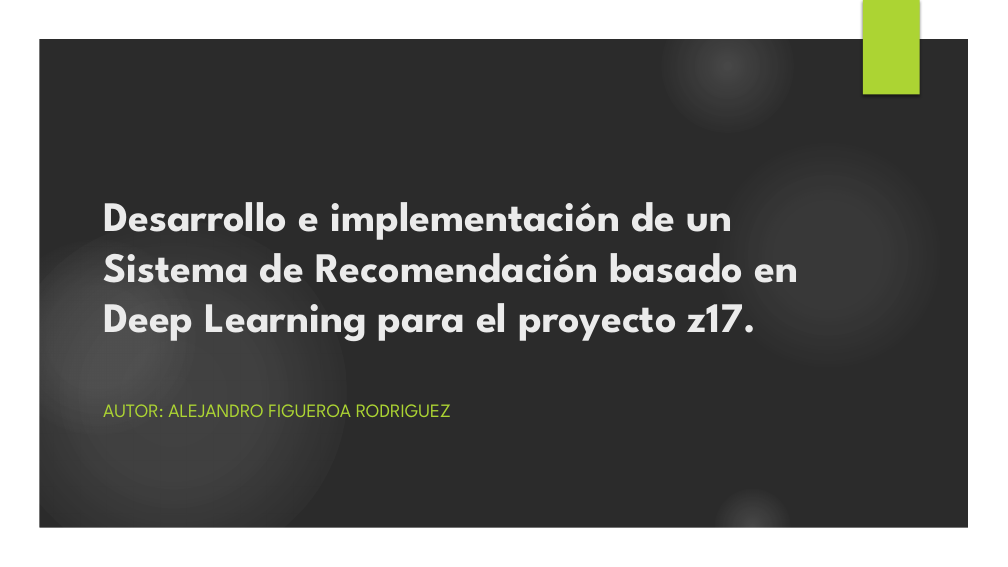
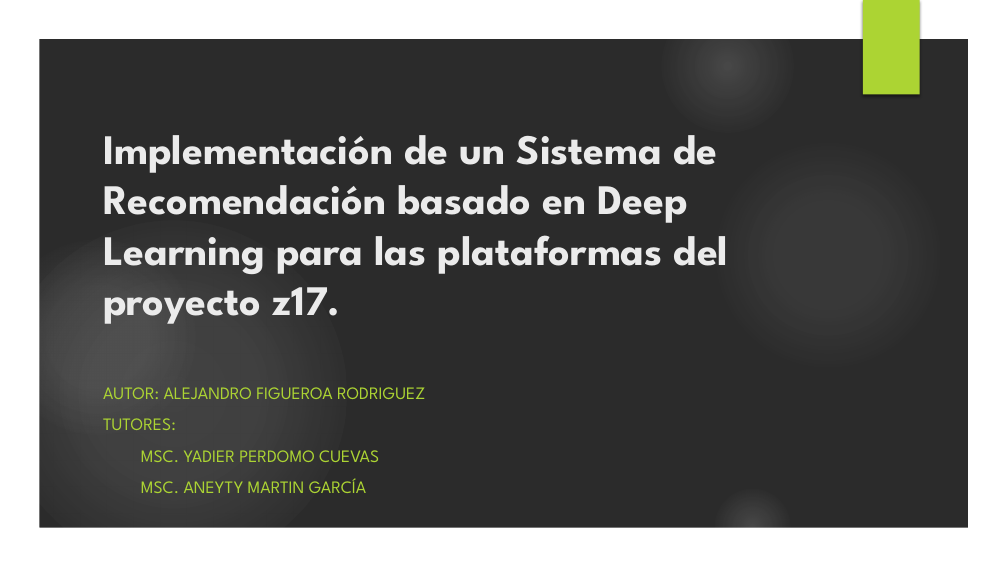
Before and after one commit to ale-01cu/Picta-Project, a slide deck: slide 1 of doc/Presentacion Taller 1.pptx. Drawn at 1008x567 pixels with LibreOffice and Linux fonts; fonts in the diff are those of the drawing; background and template pictures are left out; a plain dark background stands for a picture behind light text. Boxes give left, top, right and bottom in pixels: in the first picture for what was removed or moved away, otherwise in the second. Text is boxed around its words. In the diff, an @@ line names an element or a change of style, - is before the commit and + after.

Commit message:
Se envolvio el engine en un servidor o backend de fastapi, se corrigieron todas las correcciones del tribunal y se hicieron mejoras en el engnie para poder poner cualquier caracteristica en los modelos dinamicamente

```diff
--- a/doc/Presentacion Taller 1.pptx
+++ b/doc/Presentacion Taller 1.pptx
@@ title at <box>103,135,729,324</box>: text changed @@
-Desarrollo e implementación de un Sistema de Recomendación basado en Deep Learning para el proyecto z17.
+Implementación de un Sistema de Recomendación basado en Deep Learning para las plataformas del proyecto z17.
@@ subtitle "AUTOR: ALEJANDRO FIGUEROA RODRIGUEZ": place and size @@
-subtitle "AUTOR: ALEJANDRO FIGUEROA RODRIGUEZ" at <box>103,404,451,417</box>
+subtitle "AUTOR: ALEJANDRO FIGUEROA RODRIGUEZ" at <box>103,387,425,493</box>
@@ subtitle at <box>103,387,425,399</box>: size 18 to 16.6 pt in "AUTOR: ALEJANDRO FIGUEROA RODRIGUEZ" @@
@@ subtitle at <box>103,418,379,493</box>: paragraphs added @@
+TUTORES:
+MSC. YADIER PERDOMO CUEVAS
+MSC. ANEYTY MARTIN GARCÍA
```
Also in this commit, not shown: 2 other slides changed, 12 slides added, 39 other files.
